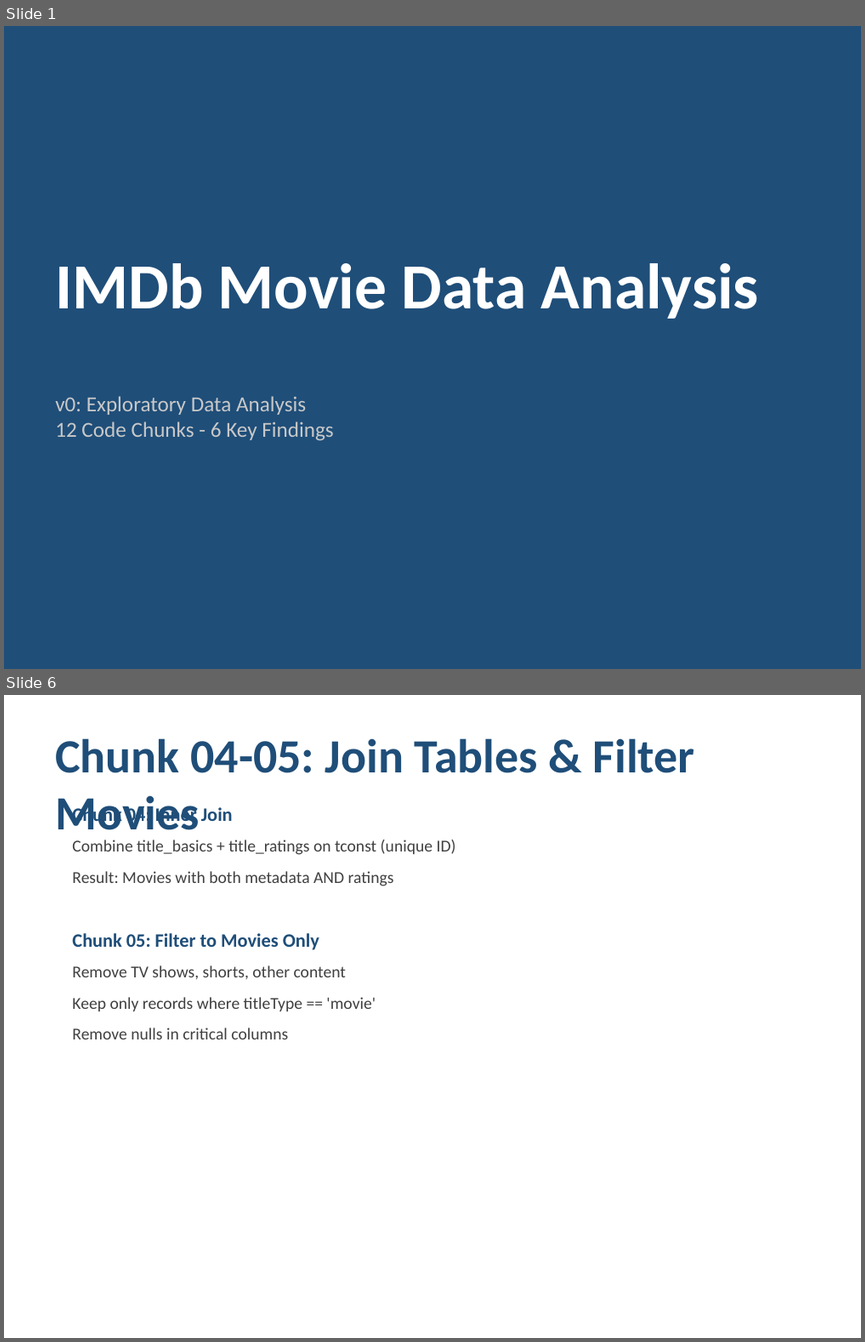
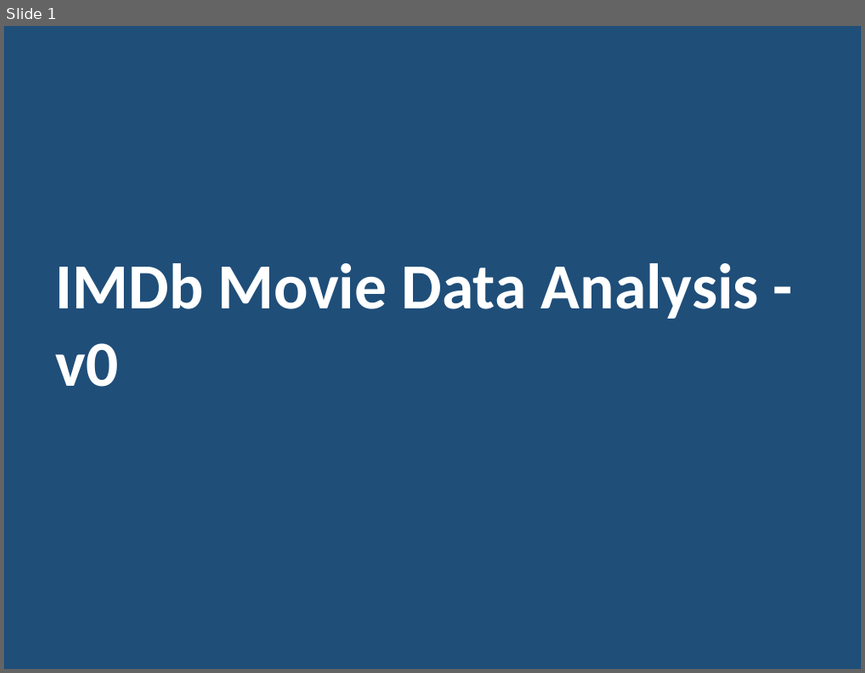
Before and after one commit to horacefonseca/bigdata_imdb_businesscase, a slide deck: presentation/IMDb_Analysis_v0_Starting_Point.pptx. Shown one above the other, each under a label of ours: slides 1 and 6 before the commit, slide 1 after it; the slides between them are not shown. The pictures are 865x1342 and 865x673 pixels, drawn with LibreOffice and Linux fonts; fonts in the diff are those of the drawing. Boxes give left, top, right and bottom in pixels: in the first picture for what was removed or moved away, otherwise in the second. Text is boxed around its words. In the diff, an @@ line names an element or a change of style, - is before the commit and + after.

Commit message:
Update v0 presentation with production-scale visualizations embedded
- File size increased from 42KB to 865KB (all images embedded)
- 7 slides: title + 6 production-scale visualizations
- Represents actual v0 analysis scope on 330K+ movie dataset
- Not sample data artifacts

```diff
--- a/presentation/IMDb_Analysis_v0_Starting_Point.pptx
+++ b/presentation/IMDb_Analysis_v0_Starting_Point.pptx
@@ slide 6 removed at (4,695,861,1338), background #FFFFFF @@
@@ text removed at (55,738,695,840) @@
-Chunk 04-05: Join Tables & Filter Movies
@@ text removed at (72,805,456,1039) @@
-Chunk 04: Inner Join
-Combine title_basics + title_ratings on tconst (unique ID)
-Result: Movies with both metadata AND ratings
-Chunk 05: Filter to Movies Only
-Remove TV shows, shorts, other content
-Keep only records where titleType == 'movie'
-Remove nulls in critical columns
@@ slide 1 changed as well @@
@@ text at (55,263,759,386): text changed @@
-IMDb Movie Data Analysis
+IMDb Movie Data Analysis - v0
@@ text removed at (55,396,333,441) @@
-v0: Exploratory Data Analysis
-12 Code Chunks - 6 Key Findings
```
Also in this commit, not shown: 3 other slides changed, 10 other slides removed.
